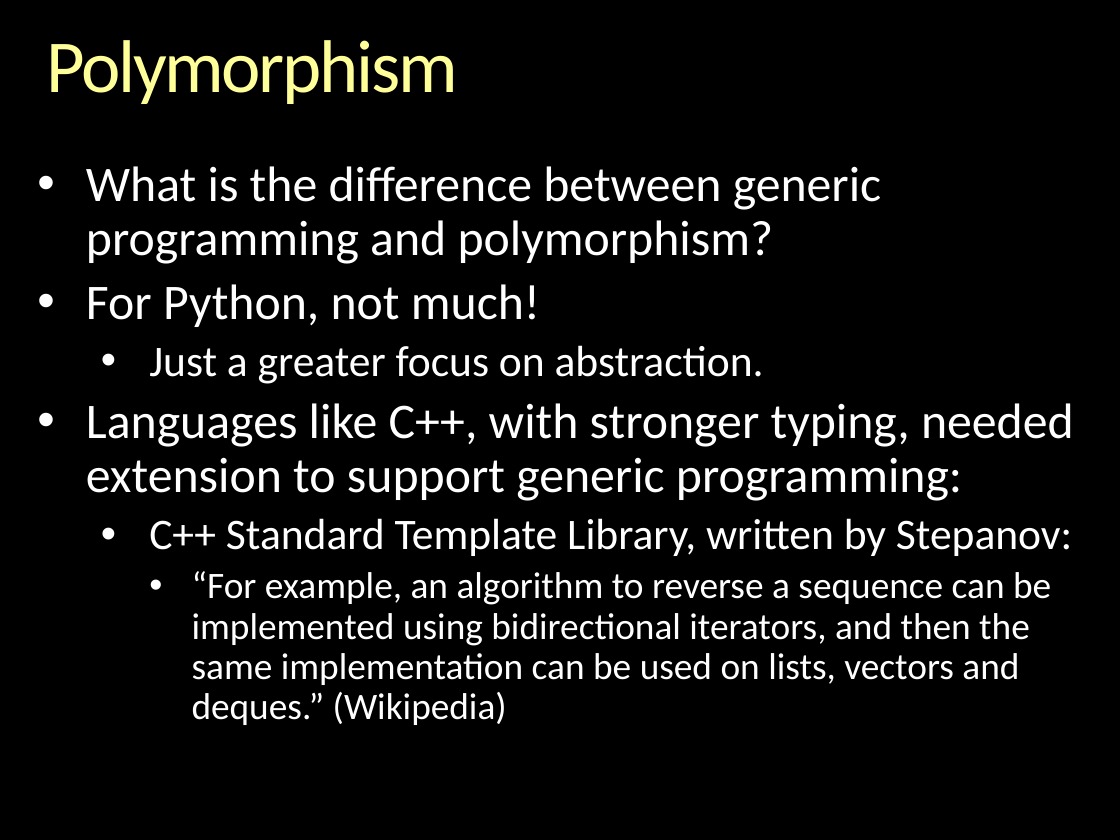
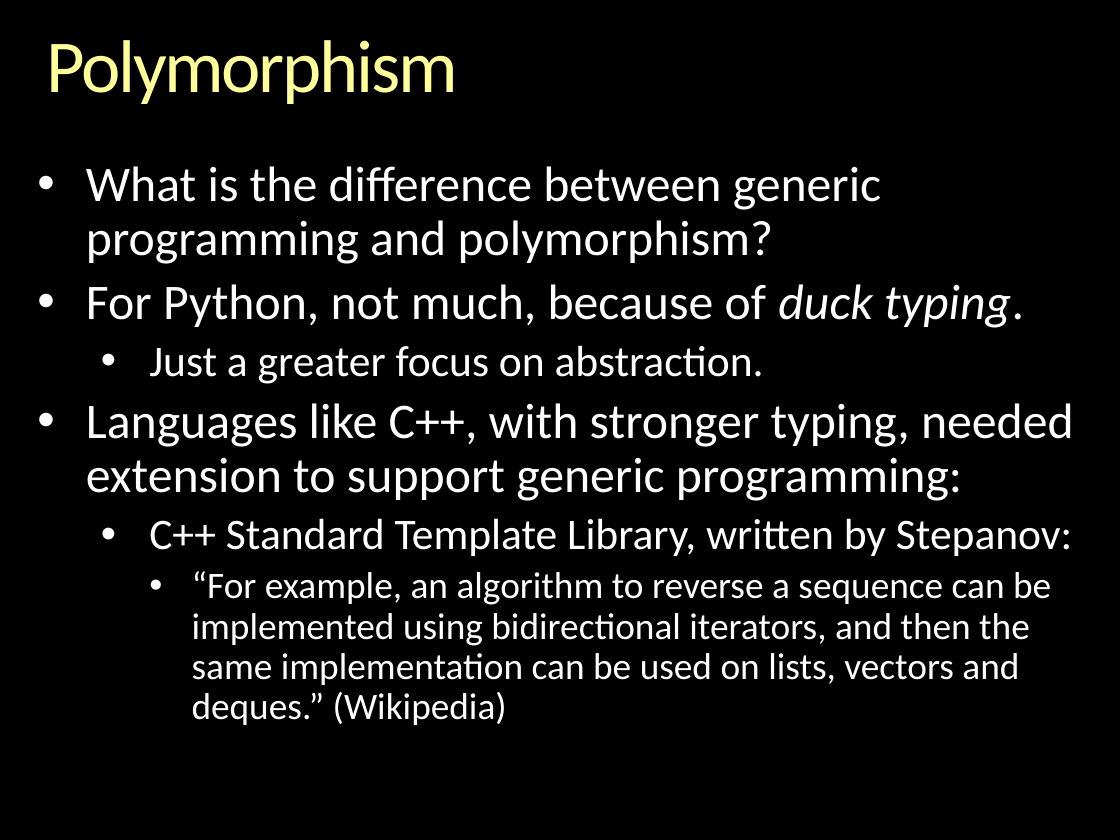
Before and after one commit to gcallah/indras_net, a slide deck: slide 4 of docs/ABMsAsAlgebraic.pptx. Drawn at 1120x840 pixels with LibreOffice and Linux fonts; fonts in the diff are those of the drawing; background and template pictures are left out. Boxes give left, top, right and bottom in pixels: in the first picture for what was removed or moved away, otherwise in the second. Text is boxed around its words. In the diff, an @@ line names an element or a change of style, - is before the commit and + after.

```diff
--- a/docs/ABMsAsAlgebraic.pptx
+++ b/docs/ABMsAsAlgebraic.pptx
@@ text at <box>86,284,1024,328</box>: text changed @@
-• For Python, not much!
+• For Python, not much, because of duck typing.
```
Also in this commit, not shown: 5 other slides changed, 1 slide added, 1 slide removed.
